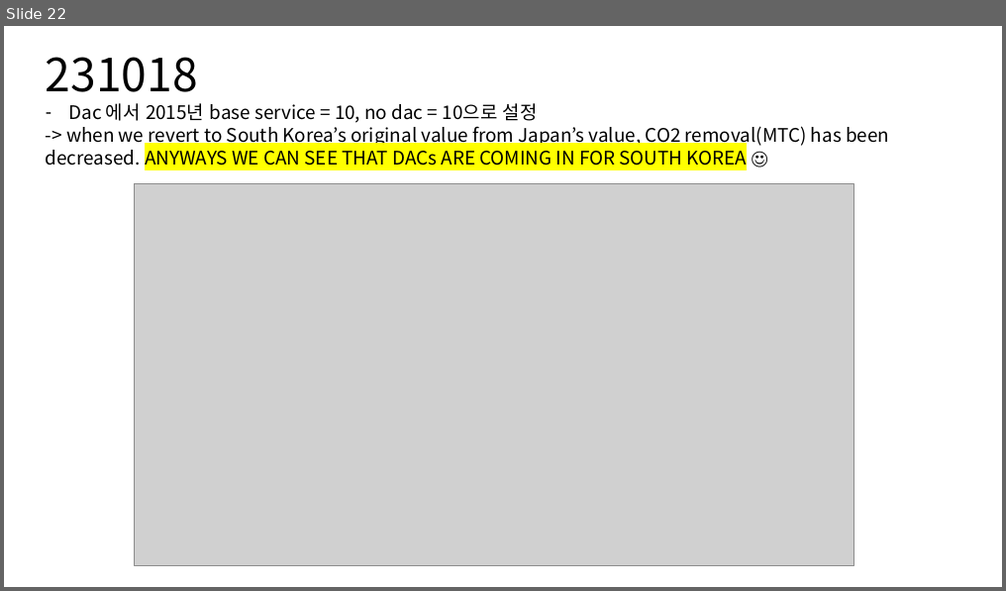
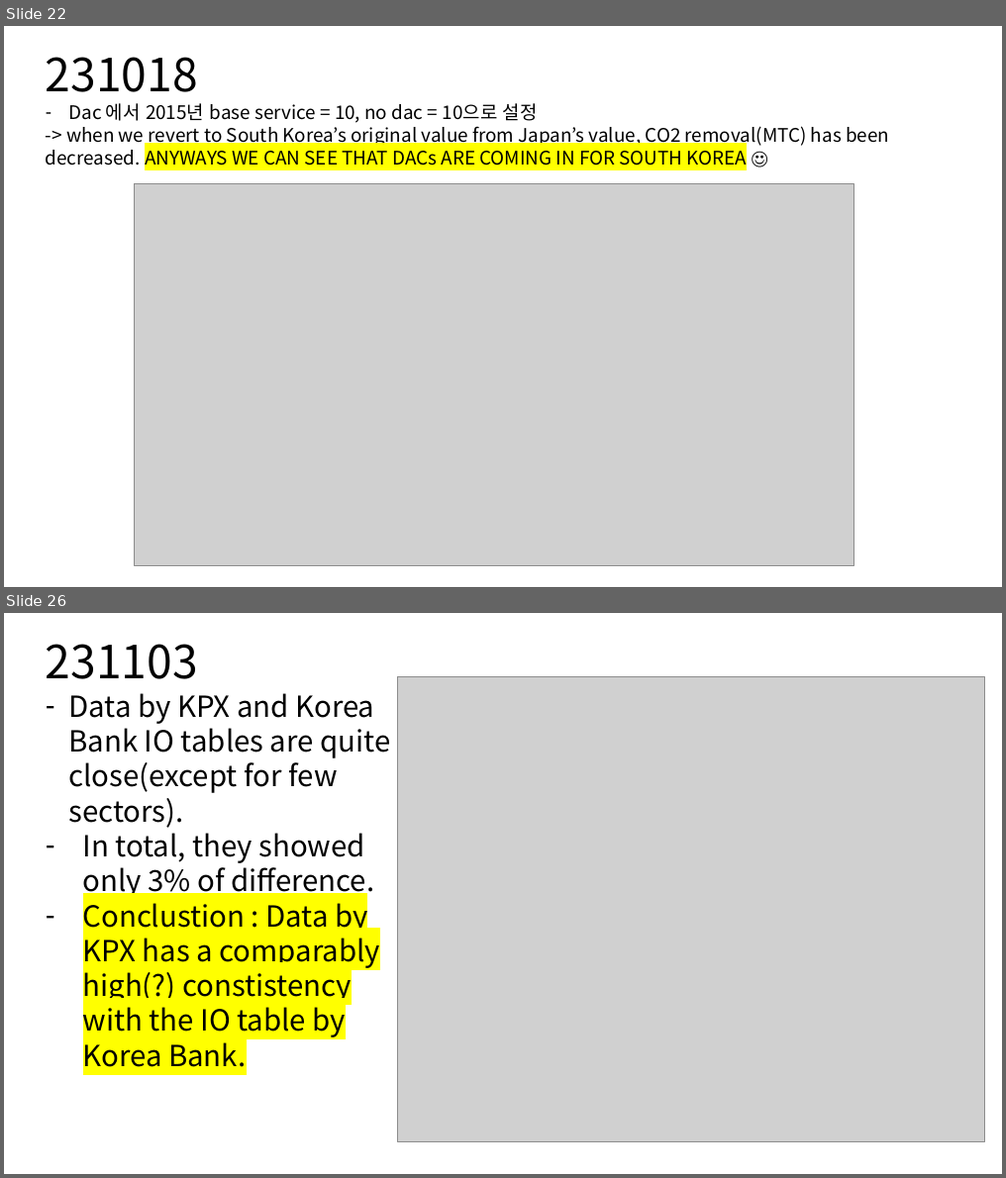
Before and after one commit to coreanjs/jiseok_personal, a slide deck: KAIST_IAM_GROUP/230926_dac_cstorage.pptx. Shown one above the other, each under a label of ours: slide 22 before the commit, slides 22 and 26 after it; the slides between them are not shown. The pictures are 1006x591 and 1006x1178 pixels, drawn with LibreOffice and Linux fonts; fonts in the diff are those of the drawing; grey boxes stand for pictures. Boxes give left, top, right and bottom in pixels: in the first picture for what was removed or moved away, otherwise in the second. Text is boxed around its words. In the diff, an @@ line names an element or a change of style, - is before the commit and + after.

```diff
--- a/KAIST_IAM_GROUP/230926_dac_cstorage.pptx
+++ b/KAIST_IAM_GROUP/230926_dac_cstorage.pptx
@@ slide 26 added at bbox=[4, 613, 1002, 1174], background #FFFFFF @@
@@ text added at bbox=[46, 644, 390, 1067], 28 pt, text #000000 @@
+231103
+– Data by KPX and Korea Bank IO tables are quite close(except for few sectors).
+– In total, they showed only 3% of difference.
+– Conclustion : Data by KPX has a comparably high(?) constistency with the IO table by Korea Bank.
@@ picture added at bbox=[398, 676, 984, 1143] @@
```
Also in this commit, not shown: 9 other slides added, 47 other files.
